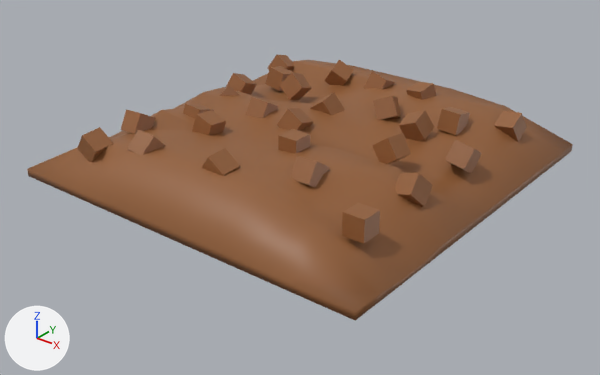
The Blender file Assets/Models/Usable Models/Soil/Compost.blend, before and after one commit.
One viewpoint serves both versions: a camera (50 mm lens) standing at (2.43, -3.12, 1.77) and looking at (0.04, -0.12, -0.08). Arrows for +X, +Y and +Z are at lower left; the lights stay in place.
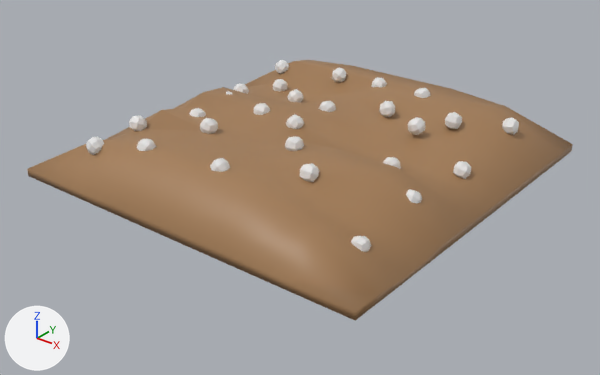
Location of each change, (x1, y1, x2, y2) in pixels of the pictures (600 x 375 px):
'Cube.001', recoloured, reshaped: before (27, 55, 573, 321); after (27, 60, 573, 321)
'Cube.002', added: after (86, 60, 519, 252)
part 1 of me_cube_001, deleted (brown): before (78, 55, 527, 244)

The change in detail:
Material 'Material' (mat_material) changes colour from brown #946038 to brown #a57e57; in linear values from (0.296, 0.117, 0.0395) to (0.376, 0.209, 0.0953).
Material 'Material.001' (mat_material_001) is new.
Its base color is (0.8, 0.8, 0.8) (white #e7e7e7).
me_cube_001 is used by ob_cube_001; location (0.0, 0.0, 0.0).
me_cube_001 had 412 vertices, 356 faces and spanned x -1.0..1.0, y -1.0..1.0, z 0.0..0.34.
me_cube_001 now has 196 vertices, 194 faces and spans x -1.0..1.0, y -1.0..1.0, z 0.0..0.26.
me_cube_001 part 1: 27 loose pieces with 216 vertices, spanning x -0.78..0.87, y -0.92..0.73, z 0.11..0.34, are deleted.
Mesh me_cube_003 is new.
It has 702 vertices, 648 faces and spans x -0.75..0.84, y -0.91..0.7, z 0.05..0.3.
It uses material mat_material_001 (white #e7e7e7).
Object 'Cube.002' (ob_cube_002) is new; it shows me_cube_003.
Its location is (0.0, 0.0, 0.0).
